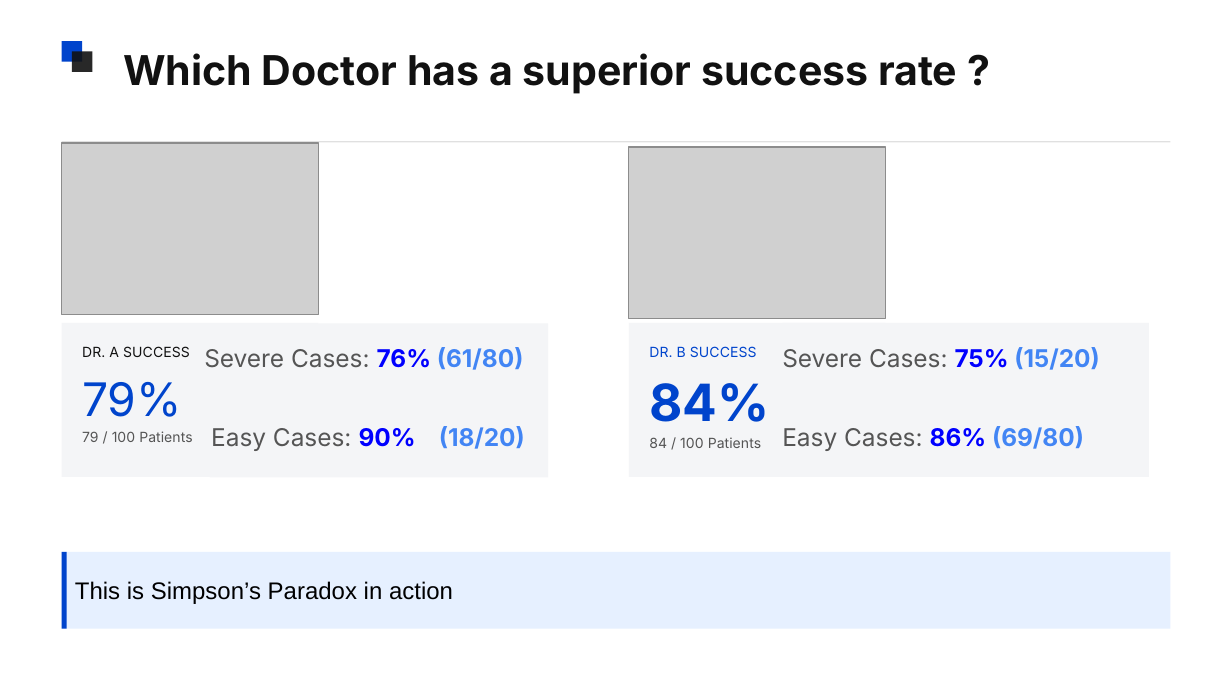
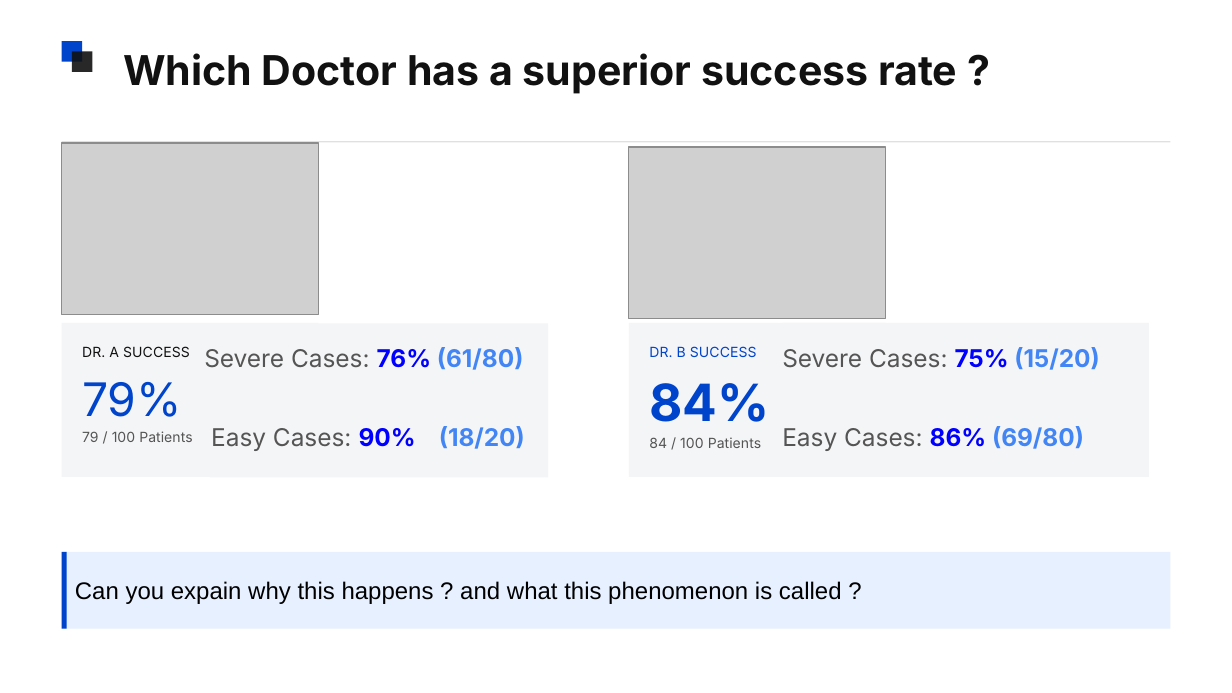
Before and after one commit to brinda-25/workshop, a slide deck: slide 5 of Day2/Data_Science_Interview_Mastery.pptx (slide 7 before the commit). Drawn at 1232x693 pixels with LibreOffice and Linux fonts; fonts in the diff are those of the drawing; grey boxes stand for pictures. Boxes give left, top, right and bottom in pixels: in the first picture for what was removed or moved away, otherwise in the second. Text is boxed around its words. In the diff, an @@ line names an element or a change of style, - is before the commit and + after.

```diff
--- a/Day2/Data_Science_Interview_Mastery.pptx
+++ b/Day2/Data_Science_Interview_Mastery.pptx
@@ text in rectangle at <box>75,581,842,604</box>: text changed @@
-This is Simpson’s Paradox in action
+Can you expain why this happens ? and what this phenomenon is called ?
```
Also in this commit, not shown: 7 other slides changed, 2 slides added, 1 slide removed.
